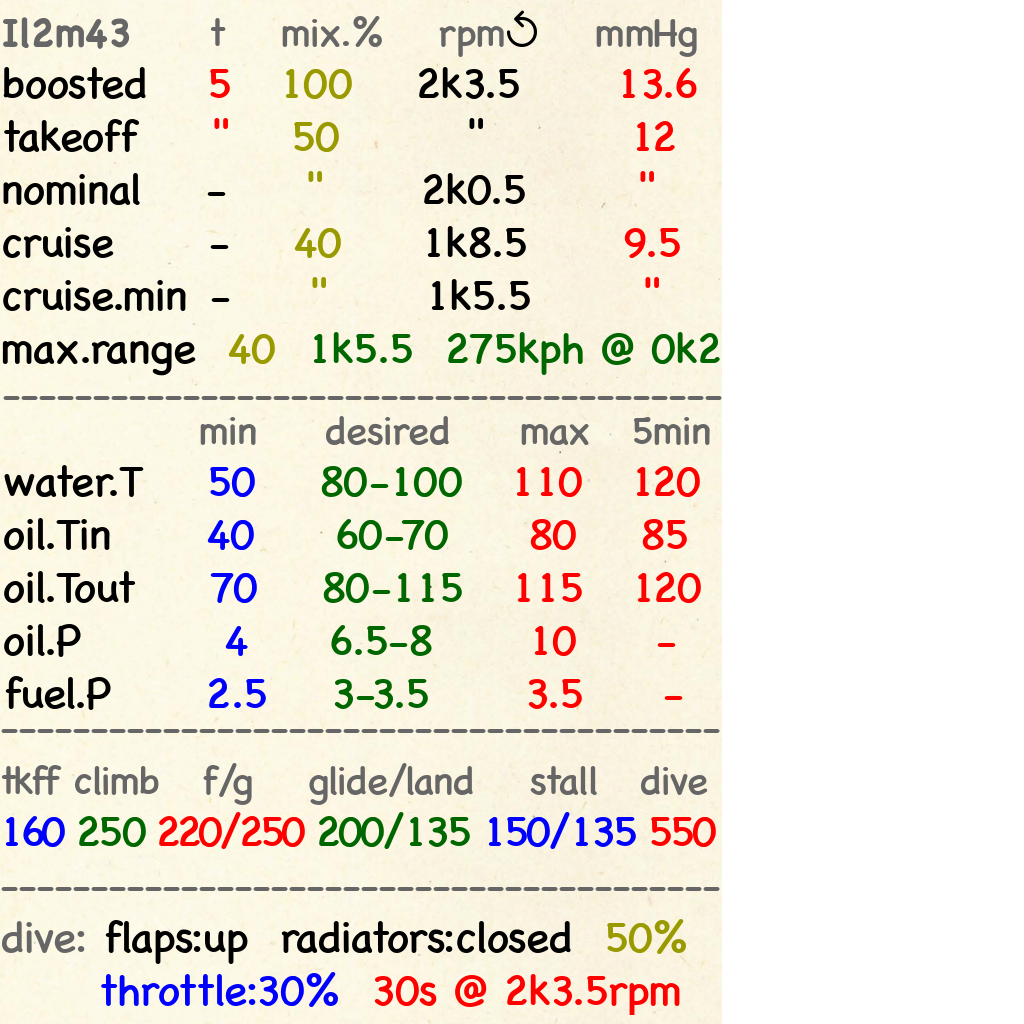
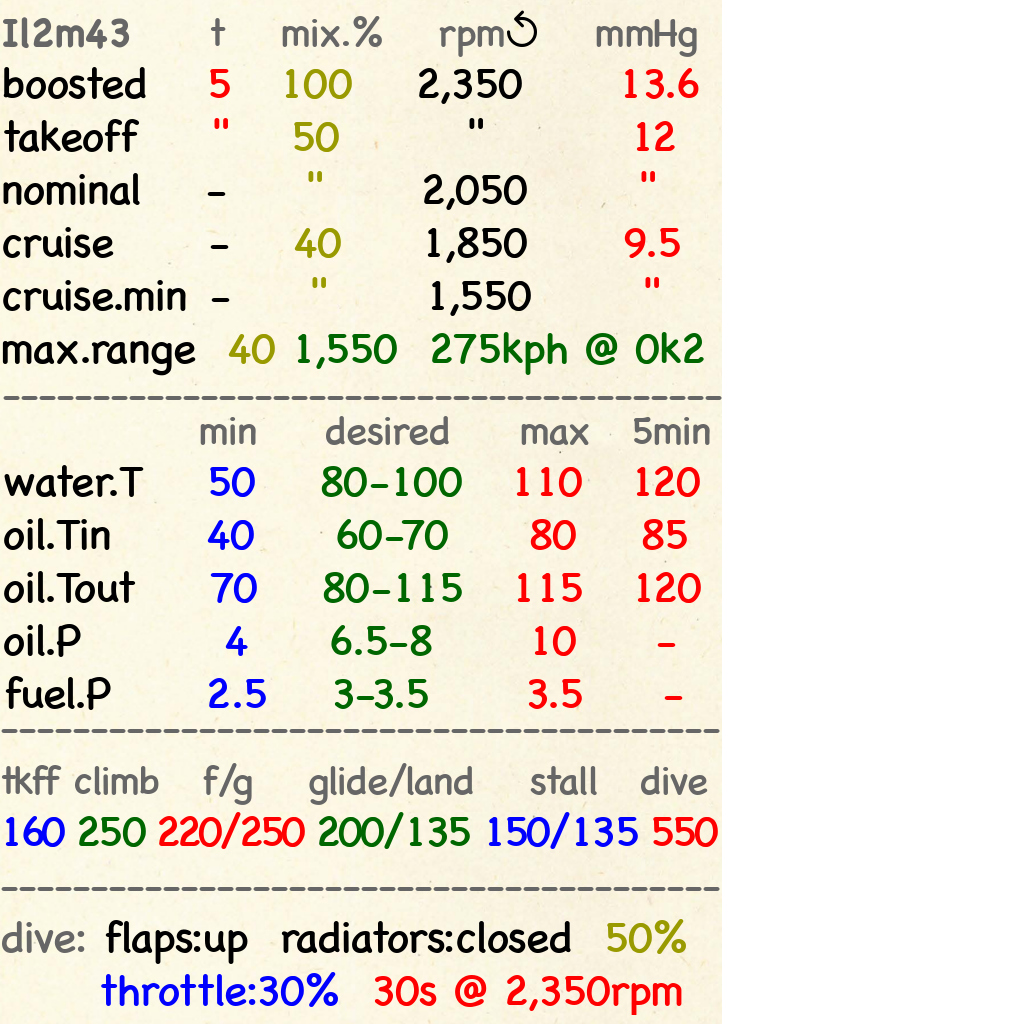
Layer changes from the first 1024x1024 image to the second:
painted on "Il2m43 t mix.% rpm↺ ..." over [297, 67, 720, 375]
painted on "tkff climb f/g glide/..." over [616, 817, 718, 847]
painted on "dive: flaps:up radiators:clos..." over [529, 974, 682, 1015]
